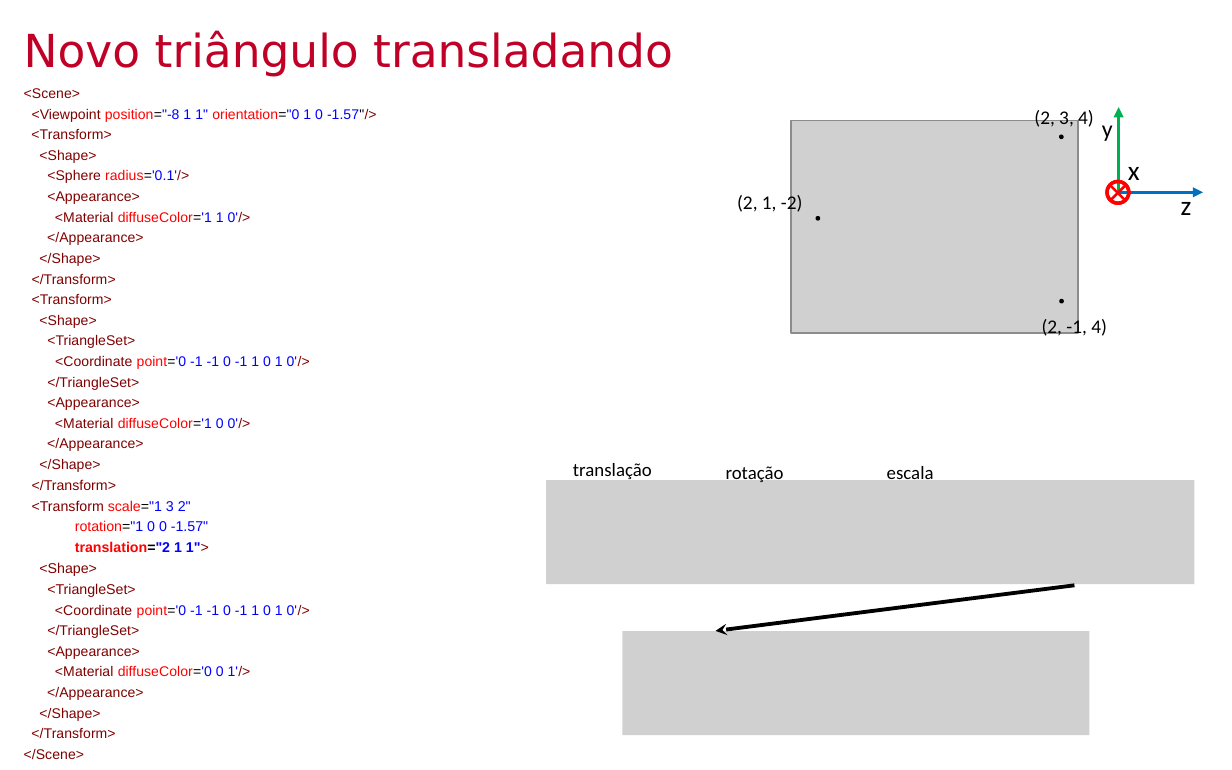
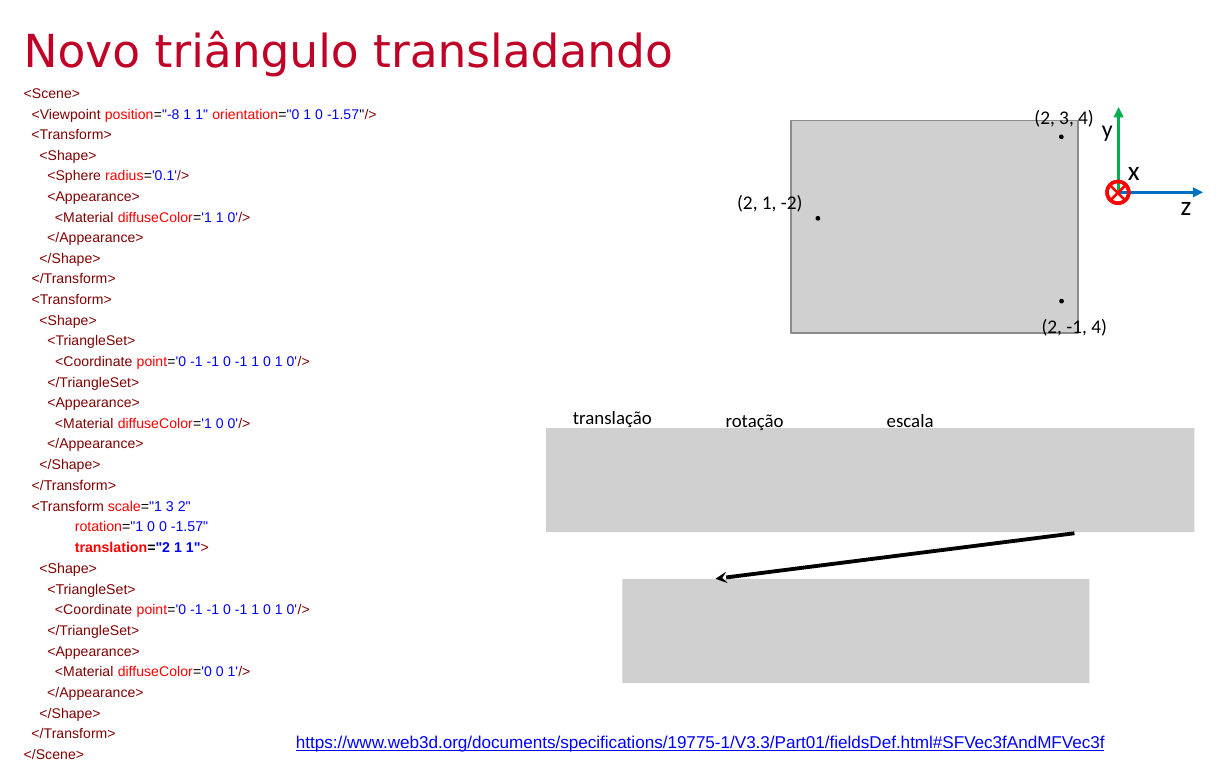
Before and after one commit to lpsoares/ComputacaoGrafica, a slide deck: slide 11 of content/aulas/07-revisao1/aula7_revisao1.pptx. Drawn at 1232x770 pixels with LibreOffice and Linux fonts; fonts in the diff are those of the drawing; grey boxes stand for pictures; background and template pictures are left out. Boxes give left, top, right and bottom in pixels: in the first picture for what was removed or moved away, otherwise in the second. Text is boxed around its words. In the diff, an @@ line names an element or a change of style, - is before the commit and + after.

```diff
--- a/content/aulas/07-revisao1/aula7_revisao1.pptx
+++ b/content/aulas/07-revisao1/aula7_revisao1.pptx
@@ text "<Scene>" rewrapped from (24, 88, 377, 659) to (24, 88, 377, 759) @@
@@ text "translação": place and size @@
-text "translação" at (573, 463, 652, 482)
+text "translação" at (573, 411, 652, 430)
@@ 2 pictures, 2 texts, 1 arrow: place and size @@
-2 pictures, 2 texts, 1 arrow at (546, 466, 1194, 736)
+2 pictures, 2 texts, 1 arrow at (546, 414, 1194, 684)
@@ text added at (296, 735, 1105, 752), 10 pt, text #0000FF, underline @@
+https://www.web3d.org/documents/specifications/19775-1/V3.3/Part01/fieldsDef.html#SFVec3fAndMFVec3f
```
Also in this commit, not shown: 17 other slides changed, 1 slide removed, 3 other files.
